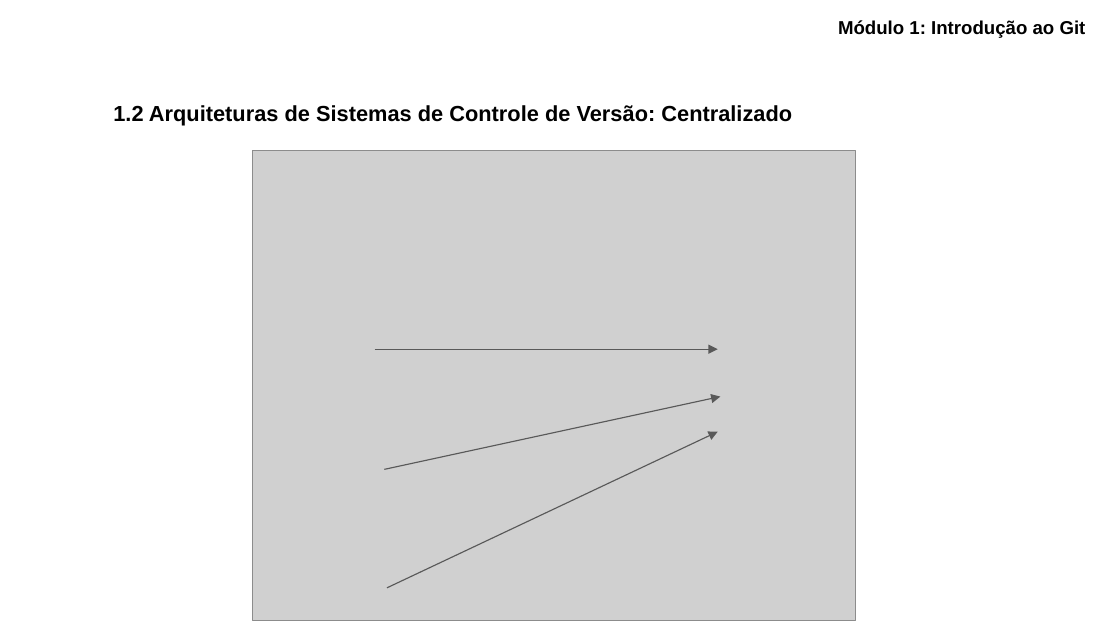
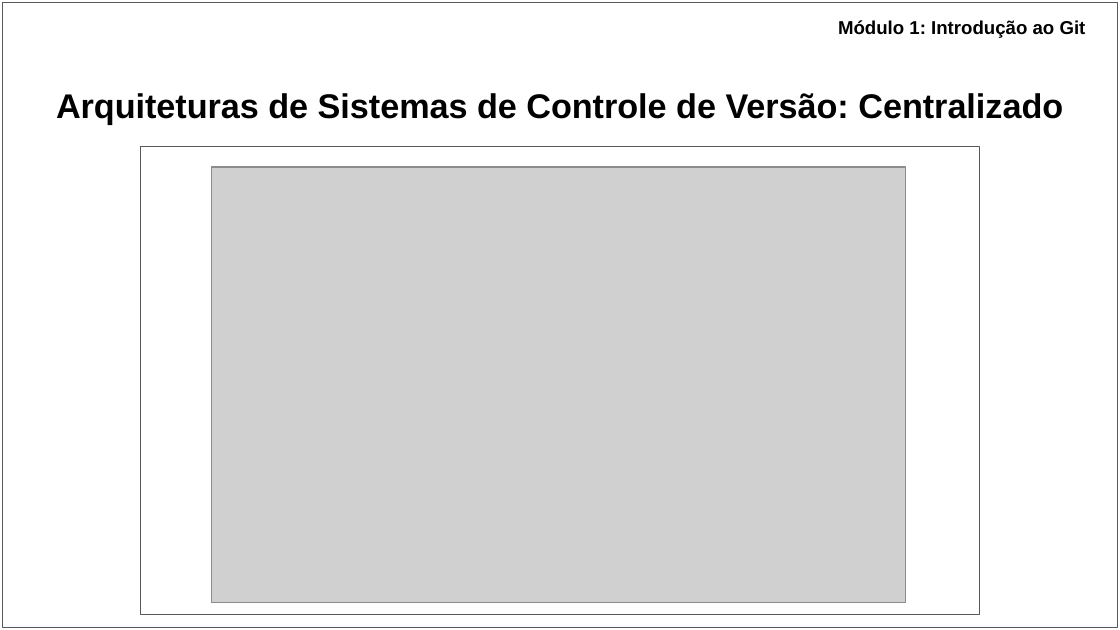
Before and after one commit to ryancunha13/Curso-Git-04, a slide deck: slide 4 of Materiais didáticos/Apresentação - Curso de Git_GitHub.pptx. Drawn at 1120x630 pixels with LibreOffice and Linux fonts; fonts in the diff are those of the drawing; grey boxes stand for pictures. Boxes give left, top, right and bottom in pixels: in the first picture for what was removed or moved away, otherwise in the second. Text is boxed around its words. In the diff, an @@ line names an element or a change of style, - is before the commit and + after.

```diff
--- a/Materiais didáticos/Apresentação - Curso de Git_GitHub.pptx
+++ b/Materiais didáticos/Apresentação - Curso de Git_GitHub.pptx
@@ rectangle added at bbox=[2, 2, 1118, 627], fill #FFFFFF, outline #595959 0.75 pt @@
@@ title at bbox=[56, 93, 1063, 125]: text changed; size 14 to 22 pt @@
-1.2 Arquiteturas de Sistemas de Controle de Versão: Centralizado
+Arquiteturas de Sistemas de Controle de Versão: Centralizado
@@ rectangle added at bbox=[140, 147, 980, 614], fill #FFFFFF, outline #595959 0.75 pt @@
@@ picture: place and size @@
-picture at bbox=[253, 150, 856, 620]
+picture at bbox=[212, 167, 905, 603]
@@ arrow removed from (375, 349) to (718, 349) @@
@@ arrow removed from (384, 469) to (720, 396) @@
@@ arrow removed from (386, 588) to (718, 431) @@
```
Also in this commit, not shown: 38 other slides changed, 9 slides added, 3 other files.
